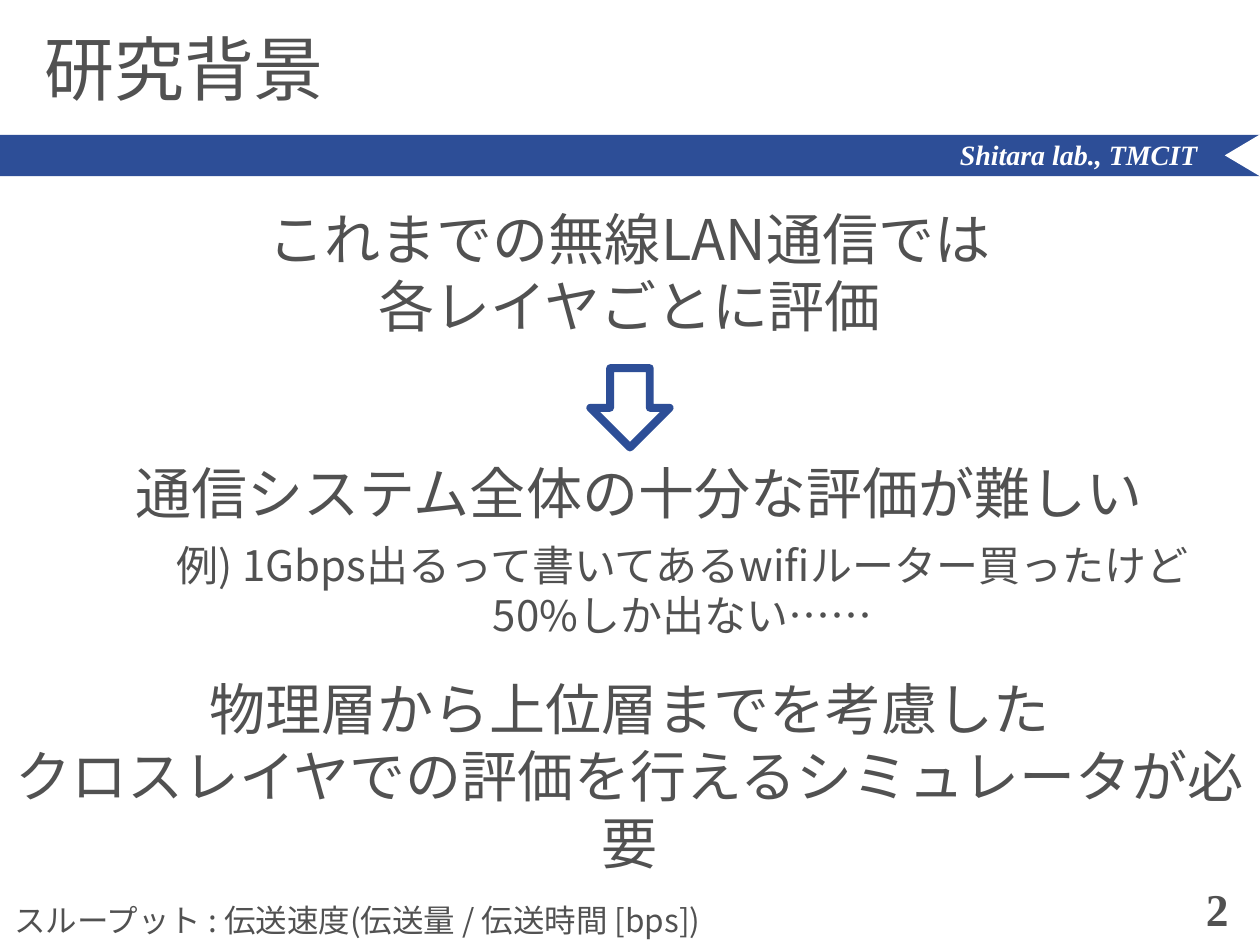
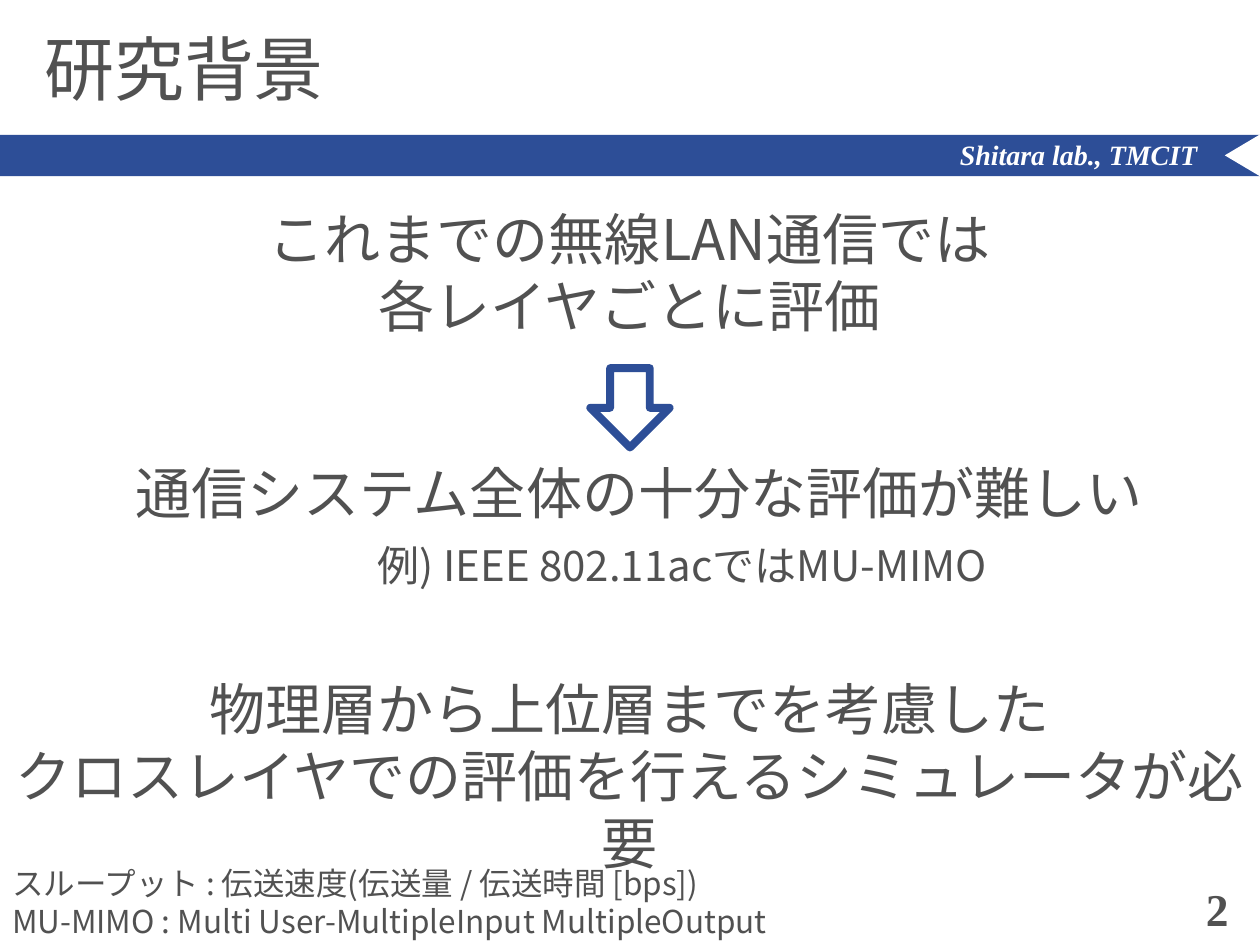
Before and after one commit to ShitaLab-TMCIT/IEEE802.11simulator, a slide deck: slide 2 of paper/shimozawa.pptx. Drawn at 1260x945 pixels with LibreOffice and Linux fonts; fonts in the diff are those of the drawing. Boxes give left, top, right and bottom in pixels: in the first picture for what was removed or moved away, otherwise in the second. Text is boxed around its words. In the diff, an @@ line names an element or a change of style, - is before the commit and + after.

```diff
--- a/paper/shimozawa.pptx
+++ b/paper/shimozawa.pptx
@@ text at (x1=378, y1=546, x2=987, y2=589): text changed @@
-例) 1Gbps出るって書いてあるwifiルーター買ったけど
-50%しか出ない……
+例) IEEE 802.11acではMU-MIMO
@@ text "スループット : 伝送速度(伝送量 / 伝送時間 ..." moved from (x1=14, y1=905, x2=701, y2=939) to (x1=12, y1=863, x2=767, y2=940) @@
@@ text at (x1=12, y1=901, x2=767, y2=940): paragraph added @@
+MU-MIMO : Multi User-MultipleInput MultipleOutput
```
Also in this commit, not shown: 7 other files.
